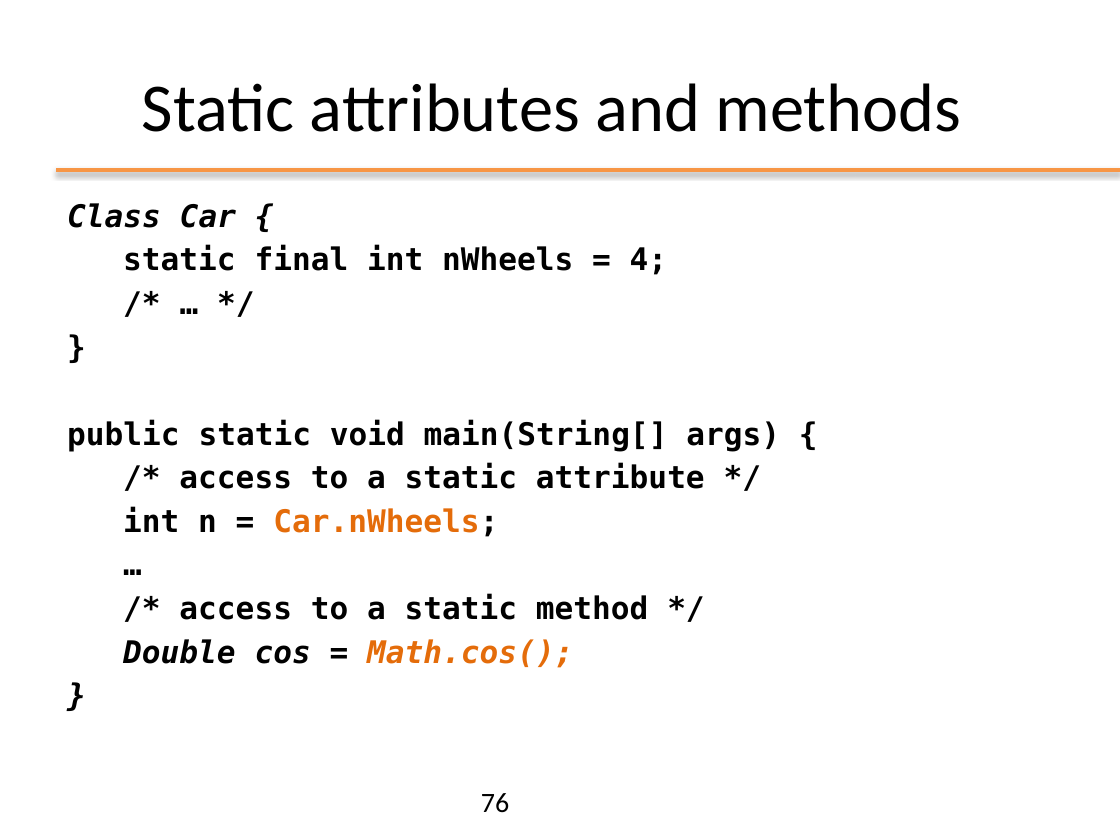
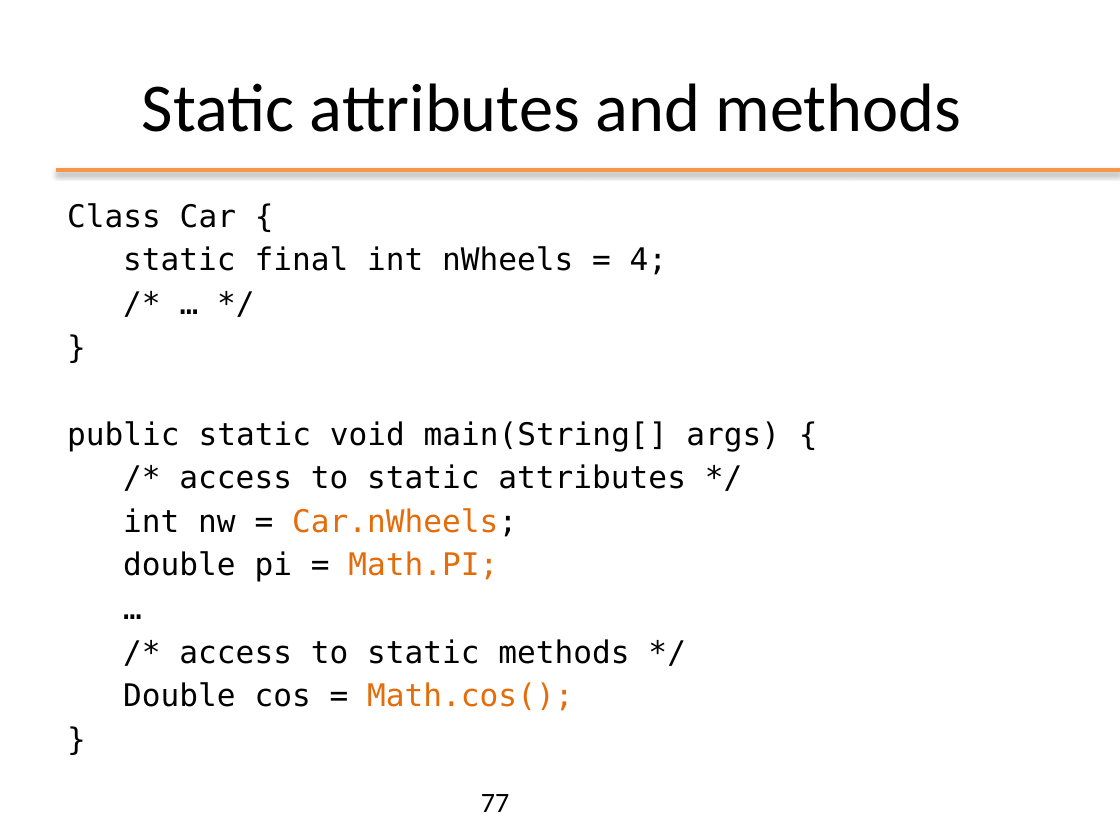
Before and after one commit to matt498/ooprogramming, a slide deck: slide 77 of slides/ppt/02_OOP_Basics.pptx (slide 76 before the commit). Drawn at 1120x840 pixels with LibreOffice and Linux fonts; fonts in the diff are those of the drawing; background and template pictures are left out. Boxes give left, top, right and bottom in pixels: in the first picture for what was removed or moved away, otherwise in the second. Text is boxed around its words. In the diff, an @@ line names an element or a change of style, - is before the commit and + after.

```diff
--- a/slides/ppt/02_OOP_Basics.pptx
+++ b/slides/ppt/02_OOP_Basics.pptx
@@ text at [67, 203, 780, 711]: bold off in "Class Car {", "static final int nWheels = 4;", "/* … */", "}" and 4 more places; italic off in "Class Car {", "Double cos = Math.cos();", "}" @@
@@ text at [123, 464, 686, 582]: text changed; bold off @@
-/* access to a static attribute */
-int n = Car.nWheels;
+/* access to static attributes */
+int nw = Car.nWheels;
+double pi = Math.PI;
@@ text at [179, 639, 629, 664]: text changed; bold off @@
-/* access to a static method */
+/* access to static methods */
@@ page number at [481, 794, 509, 812]: text changed @@
-76
+77
```
Also in this commit, not shown: 25 other slides changed, 2 slides added, 1 slide removed, 4 other files.
